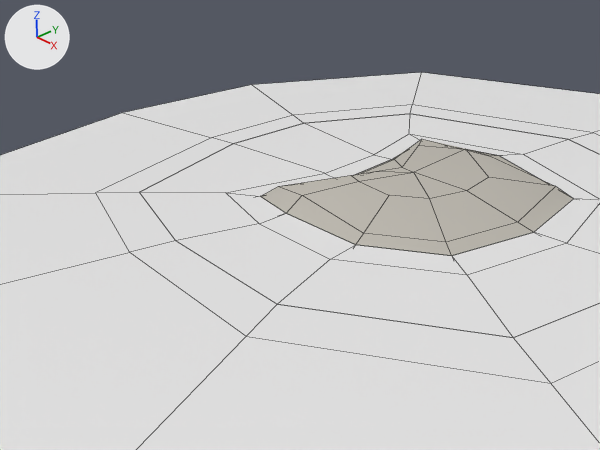
Renders of the Blender file Materials/Water.blend from each side of a commit.
Both versions are drawn from the file's camera 'Camera'. The lights are fixed; the arrows at upper left show +X, +Y and +Z. Mesh edges are drawn as thin lines.

In view in the first picture: 'DeepWater', 'Island', 'ShallowWater'.
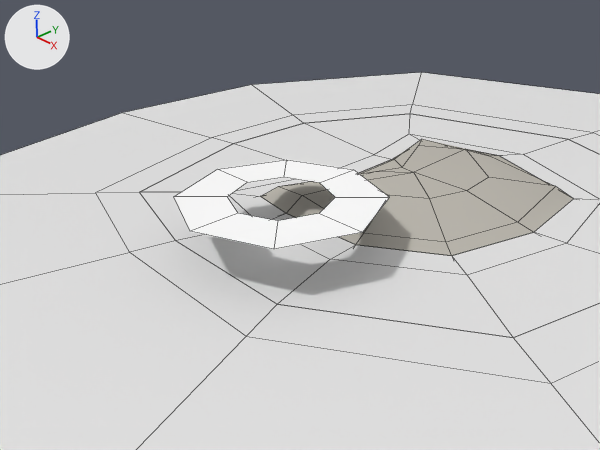
Location of each change, [x1, y1, x2, y2] in pixels of the pictures (600 x 450 px):
```json
{"object": "RingSample", "change": "added", "after": [174, 160, 389, 249]}
```

The change, as JSON lines over the scene's bpy script:
```json
{"op": "add", "block": "mat_wavesonly", "code": ["mat_wavesonly = diffuse_material('WavesOnly')", "mat_wavesonly.base_color = (1.0, 1.0, 1.0)  # white #ffffff"]}
{"op": "add", "block": "me_plane_003", "code": ["me_plane_003 = bpy.data.meshes.new('Plane.003')", "me_plane_003.from_pydata([(0.71, 0.71, 0.0), (1.0, 0.0, 0.0), (0.71, -0.71, 0.0), (0.0, -1.0, 0.0), (-0.71, -0.71, 0.0), (-1.0, 0.0, 0.0), (-0.71, 0.71, 0.0), (0.0, 1.0, 0.0), (2.0, 0.0, 0.0), (1.41, 1.41, 0.0), (1.41, -1.41, 0.0), (0.0, -2.0, 0.0), (-1.41, -1.41, 0.0), (-2.0, 0.0, 0.0), (-1.41, 1.41, 0.0), (0.0, 2.0, 0.0)], [], [(9, 0, 1, 8), (2, 10, 8, 1), (3, 11, 10, 2), (4, 12, 11, 3), (5, 13, 12, 4), (6, 14, 13, 5), (7, 15, 14, 6), (0, 9, 15, 7)])", "me_plane_003.materials.append(mat_wavesonly)  # white #ffffff"]}
{"op": "add", "block": "ob_ringsample", "code": ["ob_ringsample = bpy.data.objects.new('RingSample', me_plane_003)", "ob_ringsample.location = (0.0, 0.0, 1.0)"]}
```
